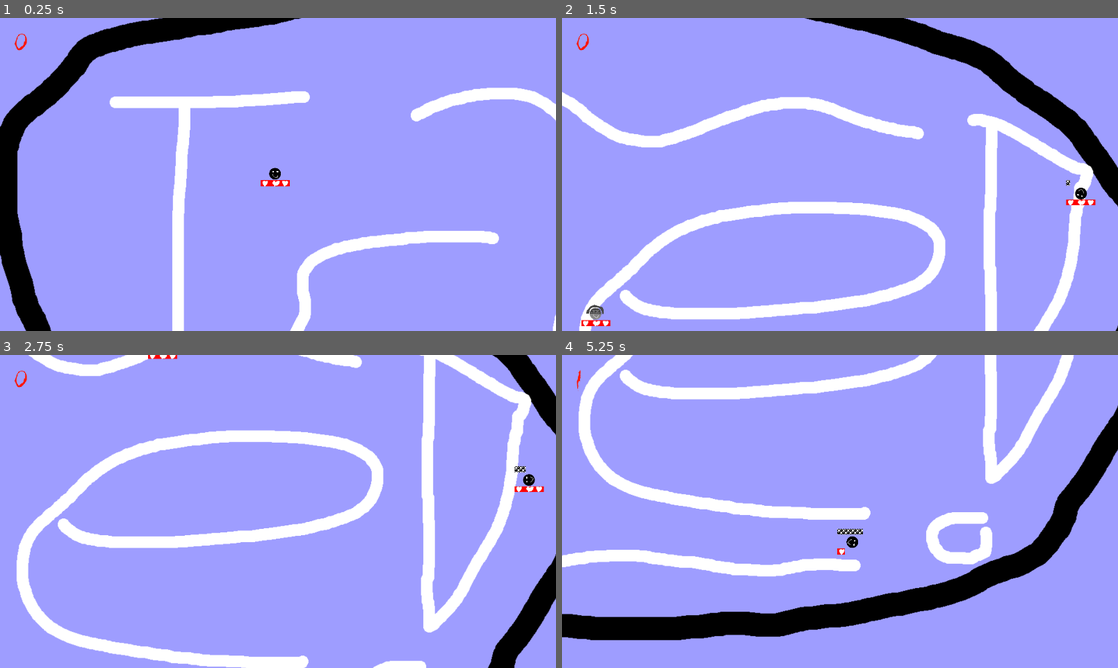
Above: before the commit, frames 1-4 (two rows, left to right).
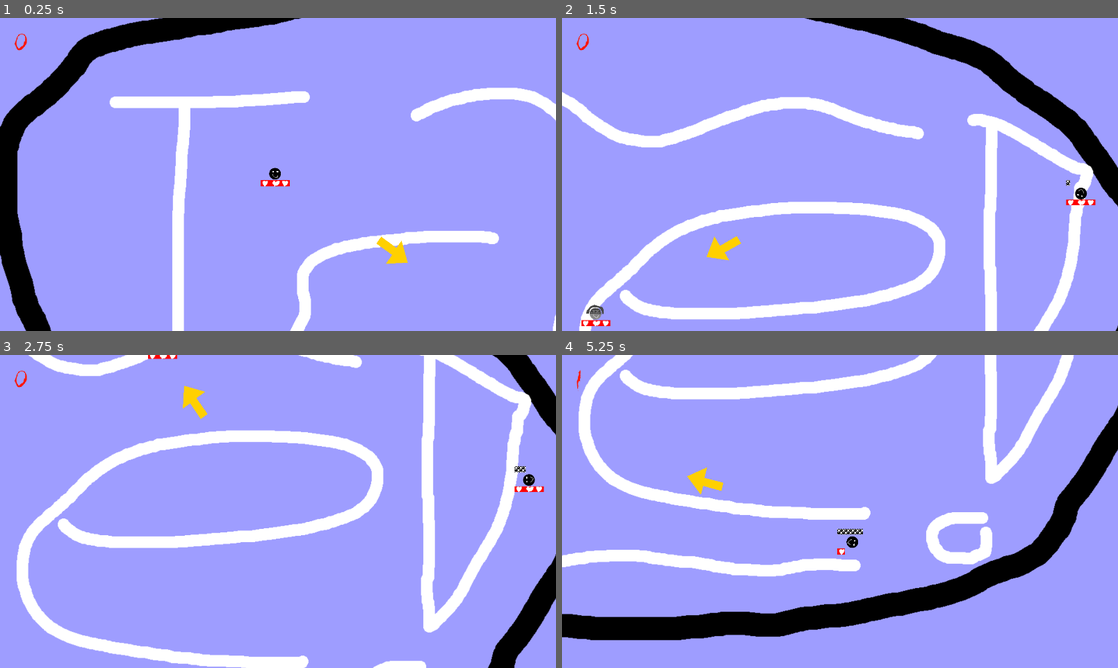
Above: after the commit, the same moments.

Repository: Junber/LD-47
Game: Godot game, scene res://Scenes/Root.tscn
Two runs of this game, one before a commit and one after it. Both use one fixed random seed, a clock stepped at 60 frames per second and the inputs below.
Inputs:
- Up to frame 1 (0.25 s): no input
- Up to frame 2 (1.5 s): tap Enter at 0.5 s; hold D (move_right) 0.53-1.28 s; tap Space (boost) at 0.6, 1.35 s; hold S (move_down) from 1.28 s (still down)
- Up to frame 3 (2.75 s): release S (move_down) at 2.03 s; hold D (move_right) from 2.03 s (still down); tap Space (boost) at 2.1 s
- Up to frame 4 (5.25 s): release D (move_right) at 2.78 s; hold W (move_up) 2.78-3.53 s; tap Space (boost) every 0.75 s from 2.85 to 5.1 s; hold A (move_left) 3.53-5.03 s; hold S (move_down) from 5.03 s (still down)

The runs differ from the first frame. In frame 1, 0.2% of the frame differs, in the area x 67-74%, y 69-79%; in frame 2, 0.2%; in frame 3, 0.2%, in the area x 32-38%, y 9-21%; in frame 4, 0.2%.

Commit message:
Add enemyIndicator

Diff:
--- /dev/null
+++ b/Scenes/EnemyIndicator.gd
@@ -0,0 +1,23 @@
+extends Node2D
+
+var associtedEnemy = null
+
+func setAssocitedEnemy(enemy):
+	associtedEnemy = enemy
+
+func _process(_delta):
+	if !associtedEnemy:
+		return
+	elif associtedEnemy.dead:
+		queue_free()
+		return
+
+	var center = get_viewport_rect().size / 2
+	var relEnemyPos = associtedEnemy.get_canvas_transform().xform(associtedEnemy.global_position) - center
+
+	if relEnemyPos.length() < 600:
+		visible = false
+	else:
+		visible = true
+		position = center + relEnemyPos.normalized() * 500
+		rotation = relEnemyPos.angle() + PI / 2
--- /dev/null
+++ b/Scenes/EnemyIndicator.tscn
@@ -0,0 +1,11 @@
+[gd_scene load_steps=2 format=2]
+
+[ext_resource path="res://Scenes/EnemyIndicator.gd" type="Script" id=1]
+
+[node name="EnemyIndicator" type="Node2D"]
+visible = false
+script = ExtResource( 1 )
+
+[node name="Polygon2D" type="Polygon2D" parent="."]
+color = Color( 1, 0.819608, 0, 1 )
+polygon = PoolVector2Array( -61.1081, 20.0163, -29.8539, 20.0163, -31.4431, 85.1733, -2.30786, 85.1733, -1.77814, 17.8974, 35.8328, 17.8974, -11.3133, -41.4325 )
--- a/Scenes/Root.tscn
+++ b/Scenes/Root.tscn
@@ -1,6 +1,7 @@
-[gd_scene load_steps=13 format=2]
+[gd_scene load_steps=14 format=2]
 
 [ext_resource path="res://Scenes/Player.tscn" type="PackedScene" id=1]
+[ext_resource path="res://Scripts/EnemyIndicators.gd" type="Script" id=2]
 [ext_resource path="res://Resources/Graphics/Background.png" type="Texture" id=3]
 [ext_resource path="res://Scripts/EnemySpawnPath.gd" type="Script" id=4]
 [ext_resource path="res://Scripts/ScoreLabel.gd" type="Script" id=8]
@@ -78,6 +79,9 @@
 pause_mode = 2
 visible = false
 
+[node name="EnemyIndicators" type="Node2D" parent="HUD"]
+script = ExtResource( 2 )
+
 [node name="BooPlayer" type="AudioStreamPlayer" parent="."]
 stream = ExtResource( 11 )
 script = ExtResource( 13 )
@@ -88,4 +92,5 @@
 script = ExtResource( 13 )
 pitchVariation = 0.5
 [connection signal="playerDied" from="Player" to="EnemySpawnPath" method="_on_Player_playerDied"]
+[connection signal="enemySpawned" from="EnemySpawnPath" to="HUD/EnemyIndicators" method="_on_EnemySpawnPath_enemySpawned"]
 [connection signal="timeout" from="EnemySpawnPath/EnemySpawnTimer" to="EnemySpawnPath" method="_on_EnemySpawnTimer_timeout"]
--- /dev/null
+++ b/Scripts/EnemyIndicators.gd
@@ -0,0 +1,8 @@
+extends Node2D
+
+var indicatorScene = load("res://Scenes/EnemyIndicator.tscn")
+
+func _on_EnemySpawnPath_enemySpawned(enemy):
+	var indicator = indicatorScene.instance()
+	indicator.setAssocitedEnemy(enemy)
+	call_deferred("add_child", indicator)
--- a/Scripts/EnemySpawnPath.gd
+++ b/Scripts/EnemySpawnPath.gd
@@ -8,6 +8,7 @@
 ]
 export var minimumSpawnDistance = 500
 
+signal enemySpawned(enemy)
 
 func _ready():
 	randomize()
@@ -30,6 +31,7 @@
 	get_parent().call_deferred("add_child", enemy)
 	enemy.connect("enemyDied", $"../WowPlayer", "playSfx")
 	enemy.connect("enemyDidNotDie", $"../BooPlayer", "playSfx")
+	emit_signal("enemySpawned", enemy)
 
 func _on_EnemySpawnTimer_timeout():
 	spawnEnemy()
